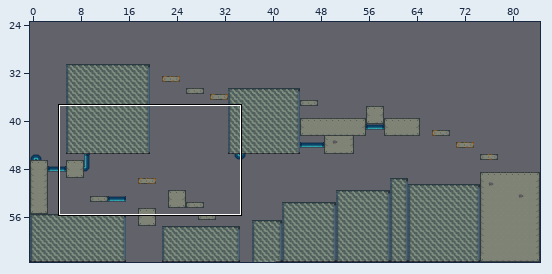
Level history. Tiled map: Data/Levels/0.tmx. The first picture is a wide view before the edit; the outline marks the close-up.
Close-up. The starting point:
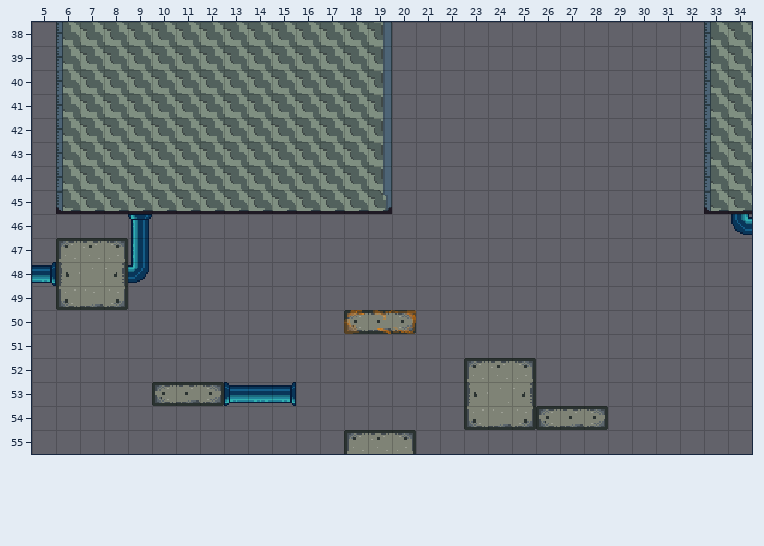
Cells are 16x16 px. Shown: x 5..34, y 38..55. The commit also changed other parts of the map, which this record leaves out.
The result:
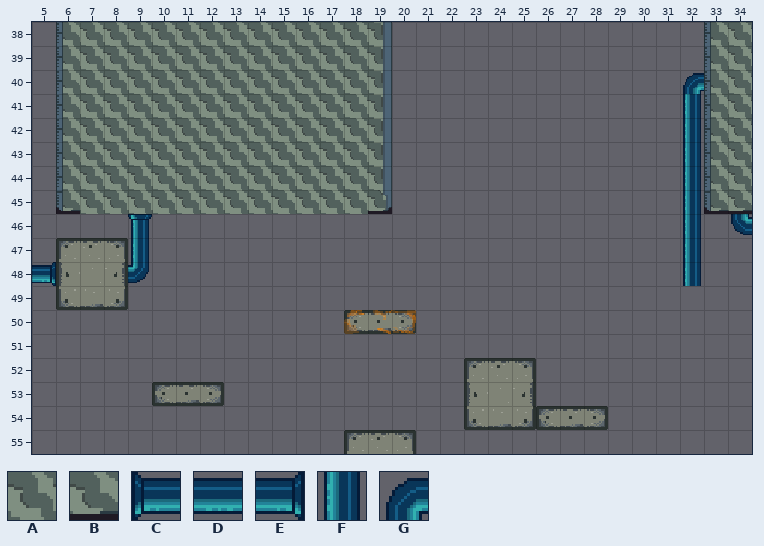
Key: from "Sprite-0002": A 17, B 33, C 64, D 65, E 66, F 67, G 80.
_ is an empty cell, . an unchanged one.
Difference:
--- layer "Tile Layer 1"
@@ x 7..32 @@
-40 ........................._
-41 ........................._
-42 ........................._
-43 ........................._
-44 ........................._
-45 BBBBBBBBBBBB............._
-46 ........................._
-47 ........................._
-48 ........................._
+40 .........................G
+41 .........................F
+42 .........................F
+43 .........................F
+44 .........................F
+45 AAAAAAAAAAAA.............F
+46 .........................F
+47 .........................F
+48 .........................F
@@ x 13..15 @@
-53 CDE
+53 ___
Changed places in both close-ups, as pixel boxes (x1, y1, x2, y2):
added: (683, 73, 704, 286)
changed: (80, 195, 368, 214)
removed: (224, 382, 296, 406)
